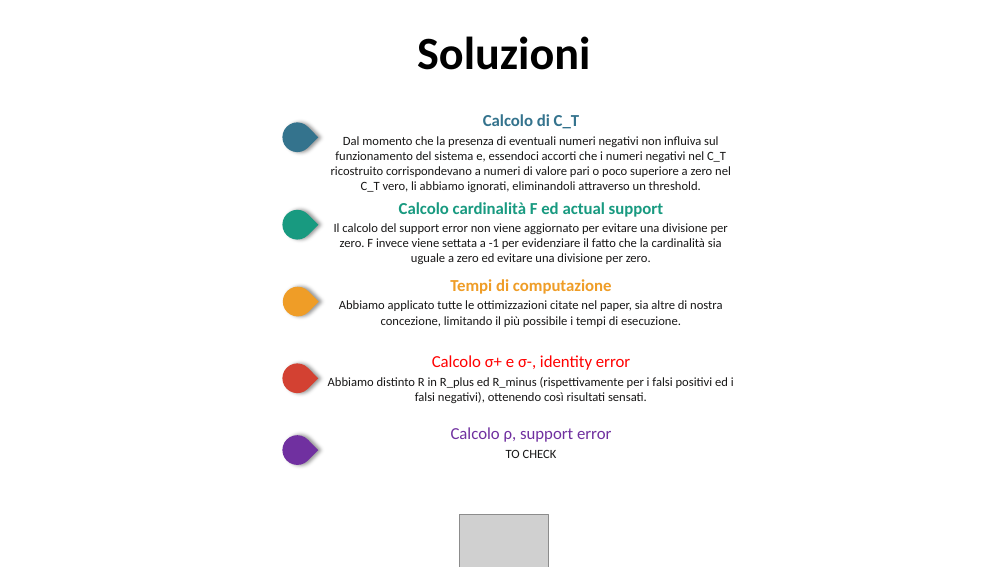
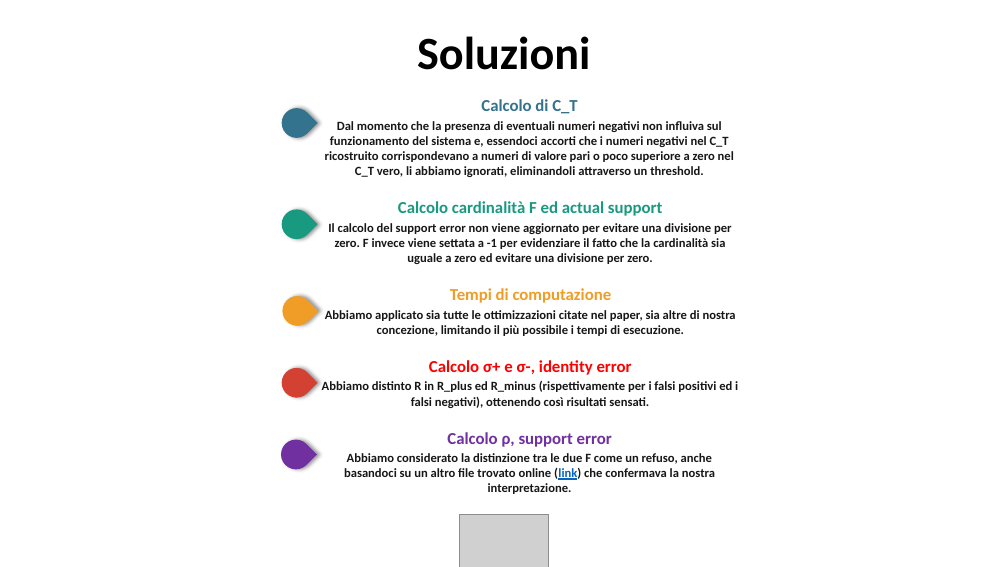
Before and after one commit to jf994/DataProtectionProject, a slide deck: slide 5 of docs/Presentazione.pptx. Drawn at 1008x567 pixels with LibreOffice and Linux fonts; fonts in the diff are those of the drawing; grey boxes stand for pictures; background and template pictures are left out. Boxes give left, top, right and bottom in pixels: in the first picture for what was removed or moved away, otherwise in the second. Text is boxed around its words. In the diff, an @@ line names an element or a change of style, - is before the commit and + after.

```diff
--- a/docs/Presentazione.pptx
+++ b/docs/Presentazione.pptx
@@ teardrop: place and size @@
-teardrop at (277,116,318,158)
+teardrop at (276,102,318,144)
@@ text "Calcolo di C_T": place and size @@
-text "Calcolo di C_T" at (331,114,731,192)
+text "Calcolo di C_T" at (325,99,734,179)
@@ text at (325,121,734,179): bold on @@
@@ text at (328,223,732,264): bold on in "Il calcolo del support error non viene ..." @@
@@ teardrop: place and size @@
-teardrop at (277,280,318,322)
+teardrop at (277,290,318,332)
@@ text "Tempi di computazione": place and size @@
-text "Tempi di computazione" at (339,279,722,327)
+text "Tempi di computazione" at (325,288,736,336)
@@ text at (325,310,736,336): text changed; bold on @@
-Abbiamo applicato tutte le ottimizzazioni citate nel paper, sia altre di nostra concezione, limitando il più possibile i tempi di esecuzione.
+Abbiamo applicato sia tutte le ottimizzazioni citate nel paper, sia altre di nostra concezione, limitando il più possibile i tempi di esecuzione.
@@ text "Calcolo σ+ e σ-, identity ..." at (322,360,738,408): bold on @@
@@ teardrop: place and size @@
-teardrop at (277,358,318,399)
+teardrop at (276,362,318,404)
@@ teardrop: place and size @@
-teardrop at (277,429,318,471)
+teardrop at (275,433,317,475)
@@ text at (447,432,612,447): bold on in "Calcolo ρ, support error" @@
@@ text at (344,453,715,494): text changed; bold on @@
-TO CHECK
+Abbiamo considerato la distinzione tra le due F come un refuso, anche basandoci su un altro file trovato online (link) che confermava la nostra interpretazione.
```
Also in this commit, not shown: 2 other slides changed, 2 other files.
